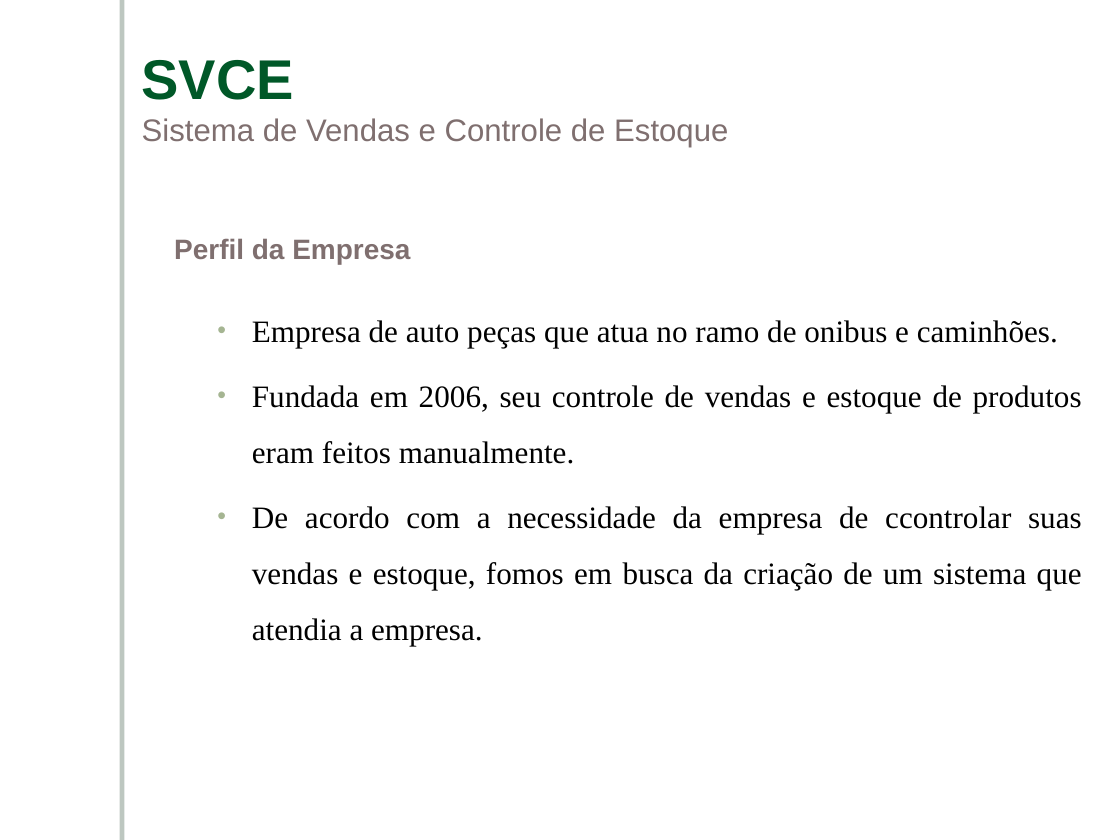
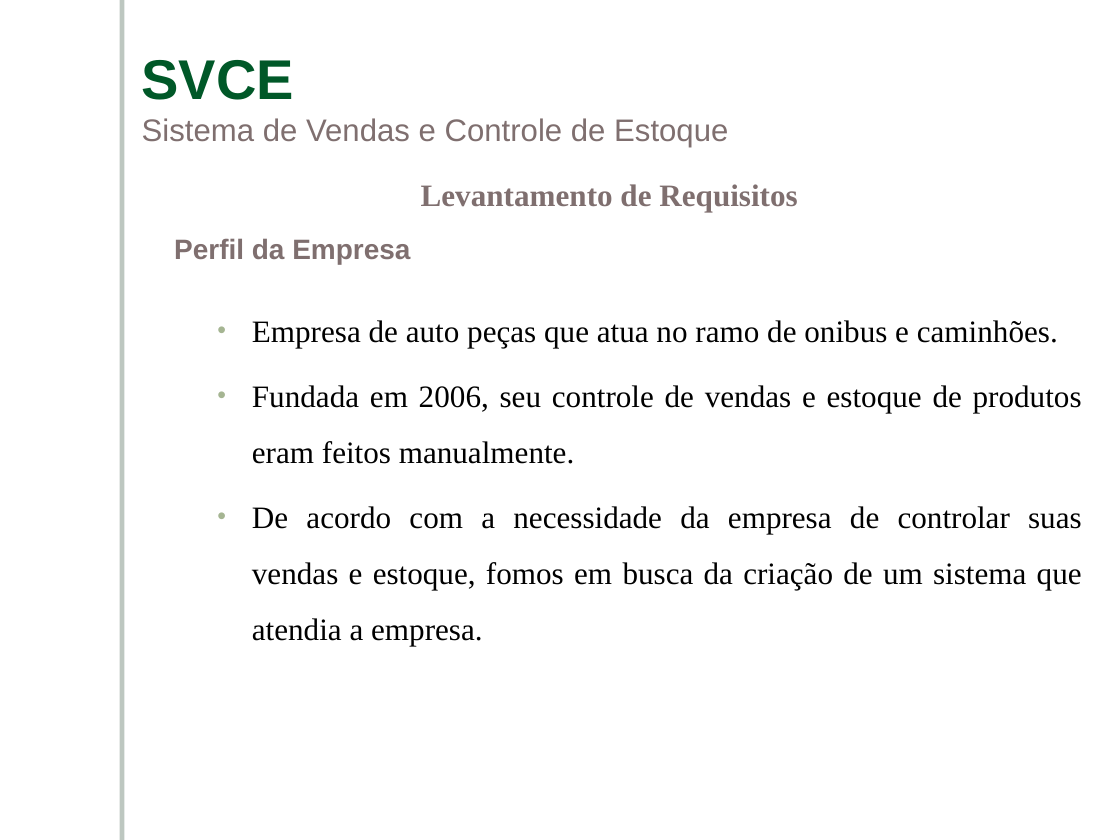
Before and after one commit to ViniciusConsultor/contentsystem, a slide deck: slide 3 of documentacao/Apresentação/Apresentacao-SVCE.ppt (slide 4 before the commit). Drawn at 1120x840 pixels with LibreOffice and Linux fonts; fonts in the diff are those of the drawing; background and template pictures are left out. Boxes give left, top, right and bottom in pixels: in the first picture for what was removed or moved away, otherwise in the second. Text is boxed around its words. In the diff, an @@ line names an element or a change of style, - is before the commit and + after.

```diff
--- a/documentacao/Apresentação/Apresentacao-SVCE.ppt
+++ b/documentacao/Apresentação/Apresentacao-SVCE.ppt
@@ text added at (x1=421, y1=184, x2=797, y2=212), 20 pt, text #7F6F6F, bold @@
+Levantamento de Requisitos
@@ text at (x1=252, y1=506, x2=1082, y2=646): text changed @@
-• De acordo com a necessidade da empresa de ccontrolar suas vendas e estoque, fomos em busca da criação de um sistema que atendia a empresa.
+• De acordo com a necessidade da empresa de controlar suas vendas e estoque, fomos em busca da criação de um sistema que atendia a empresa.
```
Also in this commit, not shown: 1 other slide changed, 15 slides removed.
